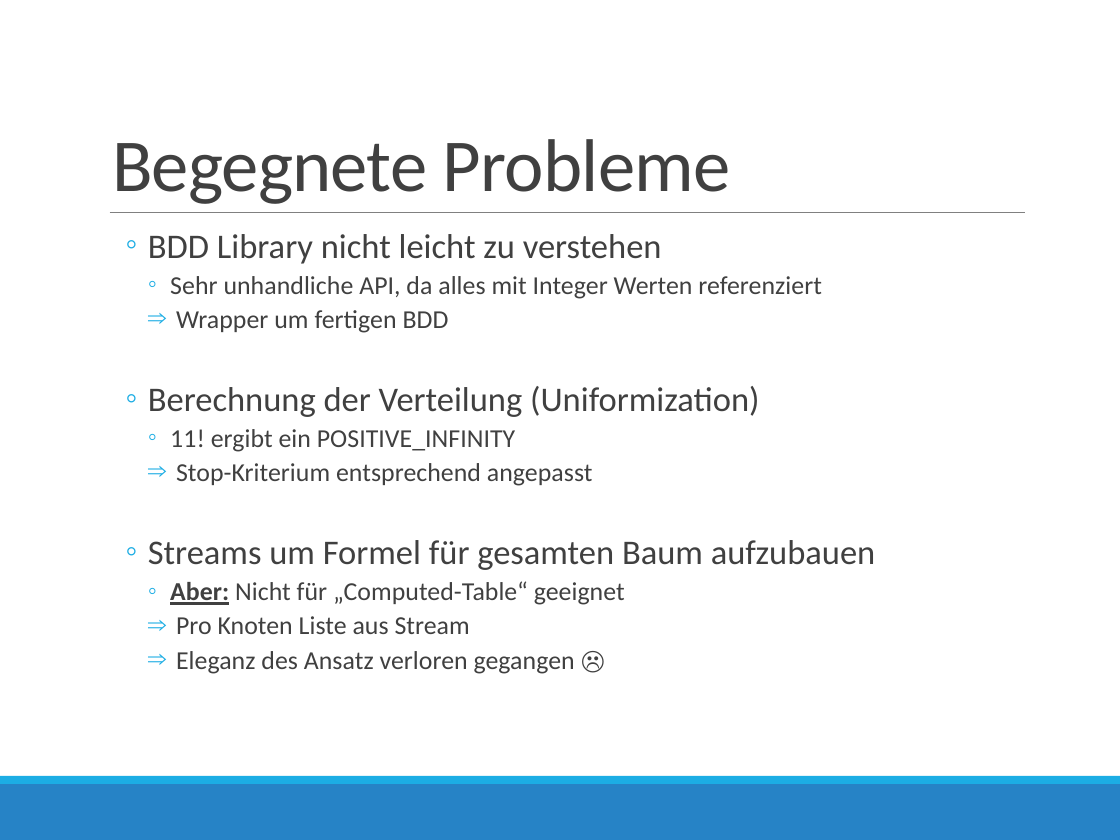
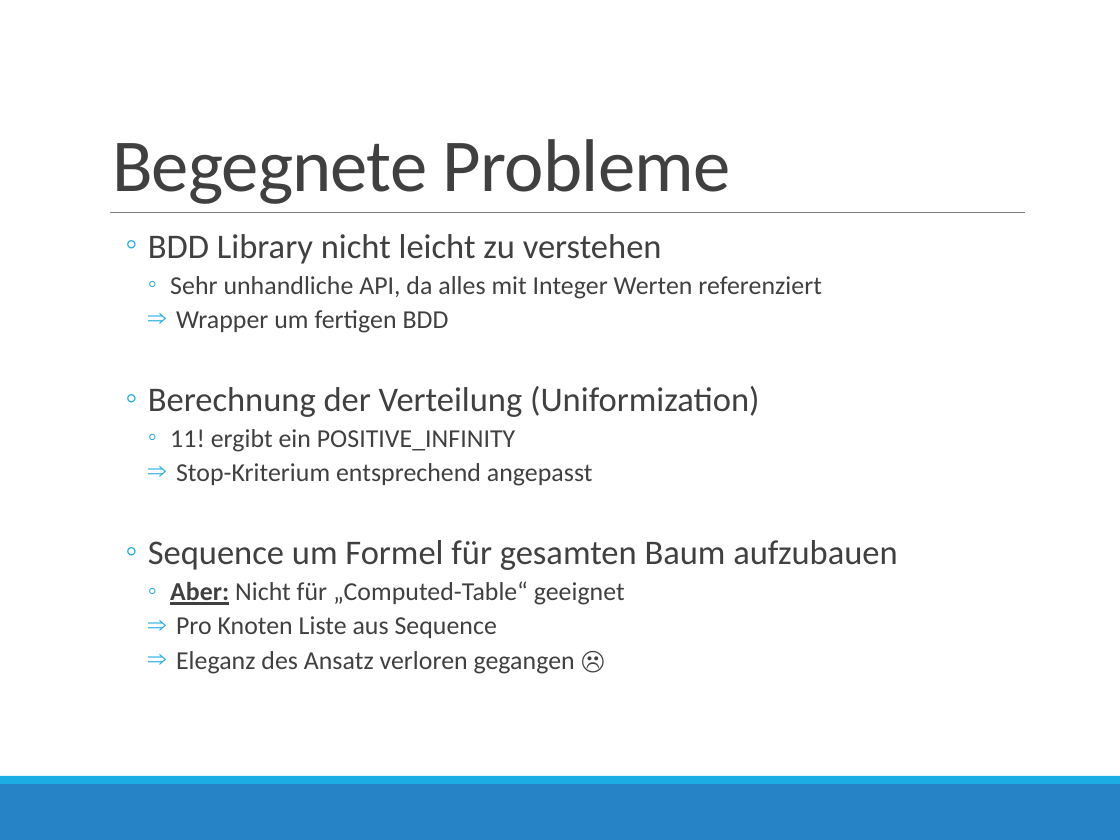
Before and after one commit to AndreMann90/fart_fssd, a slide deck: slide 12 of doc/Programmier-Projekt-Praesi.pptx (slide 11 before the commit). Drawn at 1120x840 pixels with LibreOffice and Linux fonts; fonts in the diff are those of the drawing. Boxes give left, top, right and bottom in pixels: in the first picture for what was removed or moved away, otherwise in the second. Text is boxed around its words. In the diff, an @@ line names an element or a change of style, - is before the commit and + after.

```diff
--- a/doc/Programmier-Projekt-Praesi.pptx
+++ b/doc/Programmier-Projekt-Praesi.pptx
@@ text at <box>148,540,897,570</box>: text changed @@
-  ◦ Streams um Formel für gesamten Baum aufzubauen
+  ◦ Sequence um Formel für gesamten Baum aufzubauen
@@ text at <box>176,616,497,638</box>: text changed @@
-    ⇒ Pro Knoten Liste aus Stream
+    ⇒ Pro Knoten Liste aus Sequence
```
Also in this commit, not shown: 1 other slide changed, 2 slides added, 1 slide removed, 10 other files.
